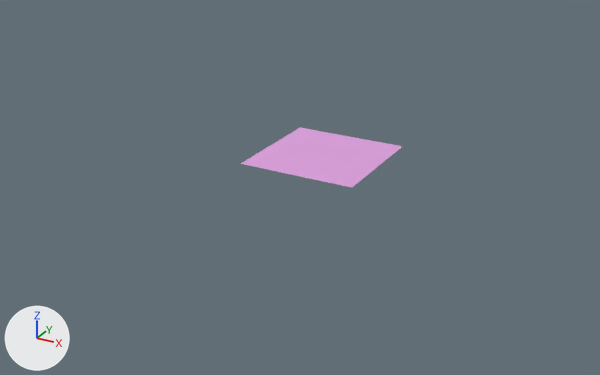
A saved change to the COLLADA model 5_soccer.dae.
Before and after are seen from a 50 mm lens placed at (2.91, -5.69, 2.5), pointed at (-0.12, -0.19, -0.25). The axes (+X, +Y, +Z) are drawn at lower left. The lights are the same throughout. Where no turn or scale is listed for an object, it has been applied to the vertices.

The scene before the commit, as lines of its bpy script (objects in view):
```python
me_group_0 = bpy.data.meshes.new('group_0')
me_group_0.from_pydata(...)  # 4 vertices, 2 faces; spans x 0.089..1.079, y 0.089..1.079, z 0.0
me_group_0.materials.append(mat_0125_plum)  # pink #dda0dd
# before: 0 (1.079, 1.079, 0.0) at pixel (402, 146), 1 (0.089, 0.089, 0.0) at pixel (240, 163), 2 (0.089, 1.079, 0.0) at pixel (299, 127), 3 (1.079, 0.089, 0.0) at pixel (352, 187)
ob_group_0 = bpy.data.objects.new('group_0', me_group_0)
ob_group_0.location = (-0.584, -0.584, 0.0)
```
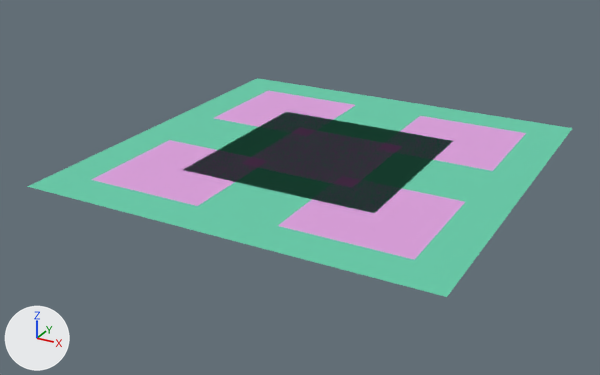
Where the newer file only moved an object's origin or applied its transform, the numbers keep the older frame.

What differs and where, as boxes (x1, y1, x2, y2) in the pictures (600 x 375 px):
'group_3', added
    after: (209, 155, 523, 297)
    faces in mat_0086_mediumaquamarine (green #66cdaa): (209, 155, 523, 297)
    faces in mat_0125_plum (pink #dda0dd): (278, 176, 465, 260)
'group_2', added
    after: (27, 123, 322, 234)
    faces in mat_0086_mediumaquamarine (green #66cdaa): (27, 123, 322, 234)
    faces in mat_0125_plum (pink #dda0dd): (91, 140, 263, 206)
'group_4', added
    after: (327, 101, 573, 194)
    faces in mat_0086_mediumaquamarine (green #66cdaa): (327, 101, 573, 194)
    faces in mat_0125_plum (pink #dda0dd): (378, 116, 526, 171)
'group_0', reshaped (65% wider, 65% taller)
    before: (241, 127, 403, 188)
    after: (185, 112, 453, 213)
'group_1', added
    after: (163, 78, 400, 155)
    faces in mat_0086_mediumaquamarine (green #66cdaa): (163, 78, 400, 155)
    faces in mat_0125_plum (pink #dda0dd): (214, 91, 355, 135)
part 1 of me_group_0, added
    after: (185, 112, 453, 213)

The change, as a list of edits to the scene's bpy script:
```text
Add mat_0086_mediumaquamarine:
    mat_0086_mediumaquamarine = principled_material('_0086_MediumAquamarine')
    mat_0086_mediumaquamarine.base_color = (0.133, 0.61, 0.402)  # green #66cdaa
    mat_0086_mediumaquamarine.roughness = 0.9
Change me_group_0:
    where me_group_0.from_pydata(...)  # 4 vertices, 2 faces; spans x 0.089..1.079, y 0.089..1.079, z 0.0
    used by ob_group_0; location = (-0.584, -0.584, 0.0)
    verts and faces of me_group_0; kept vertices keep their numbers, new ones are numbered from 4
    me_group_0 part 1
    add verts[4] = (-0.241, 1.41, 0.0)  # pixel (286, 111)
    add verts[5] = (-0.241, -0.241, 0.0)  # pixel (182, 169)
    add verts[6] = (1.41, 1.41, 0.0)  # pixel (453, 140)
    add verts[7] = (1.41, -0.241, 0.0)  # pixel (374, 213)
    add faces += [(3, 7, 6), (1, 7, 3), (1, 2, 5), (1, 5, 7), (0, 3, 6), (0, 6, 2)]  # mat_0086_mediumaquamarine (green #66cdaa)
    add faces += [(2, 6, 4), (2, 4, 5)]  # mat_0086_mediumaquamarine (green #66cdaa)
    add me_group_0.materials.append(mat_0086_mediumaquamarine)  # green #66cdaa
Add me_group_4:
    me_group_4.from_pydata([(0.0, 1.65, 0.0), (0.33, 1.32, 0.0), (0.0, 0.0, 0.0), (1.65, 1.65, 0.0), (1.32, 1.32, 0.0), (1.32, 0.33, 0.0), (0.33, 0.33, 0.0), (1.65, 0.0, 0.0)], [], [(3, 5, 7), (5, 6, 7), (1, 2, 6), (7, 6, 2), (5, 3, 4), (4, 3, 1), (3, 0, 1), (2, 1, 0), (5, 4, 6), (1, 6, 4)])
    for i in [8, 9]: me_group_4.polygons[i].material_index = 1
    me_group_4.materials.append(mat_0086_mediumaquamarine)  # green #66cdaa
    me_group_4.materials.append(mat_0125_plum)  # pink #dda0dd
Add ob_group_4:
    ob_group_4 = bpy.data.objects.new('group_4', me_group_4)
    ob_group_4.location = (0.0, 0.0, 0.0)
Add ob_group_3:
    ob_group_3 = bpy.data.objects.new('group_3', me_group_4.copy())
    ob_group_3.location = (0.0, -1.651, 0.0)
Add ob_group_2:
    ob_group_2 = bpy.data.objects.new('group_2', me_group_4.copy())
    ob_group_2.location = (-1.651, -1.651, 0.0)
Add ob_group_1:
    ob_group_1 = bpy.data.objects.new('group_1', me_group_4.copy())
    ob_group_1.location = (-1.651, 0.0, 0.0)
```
